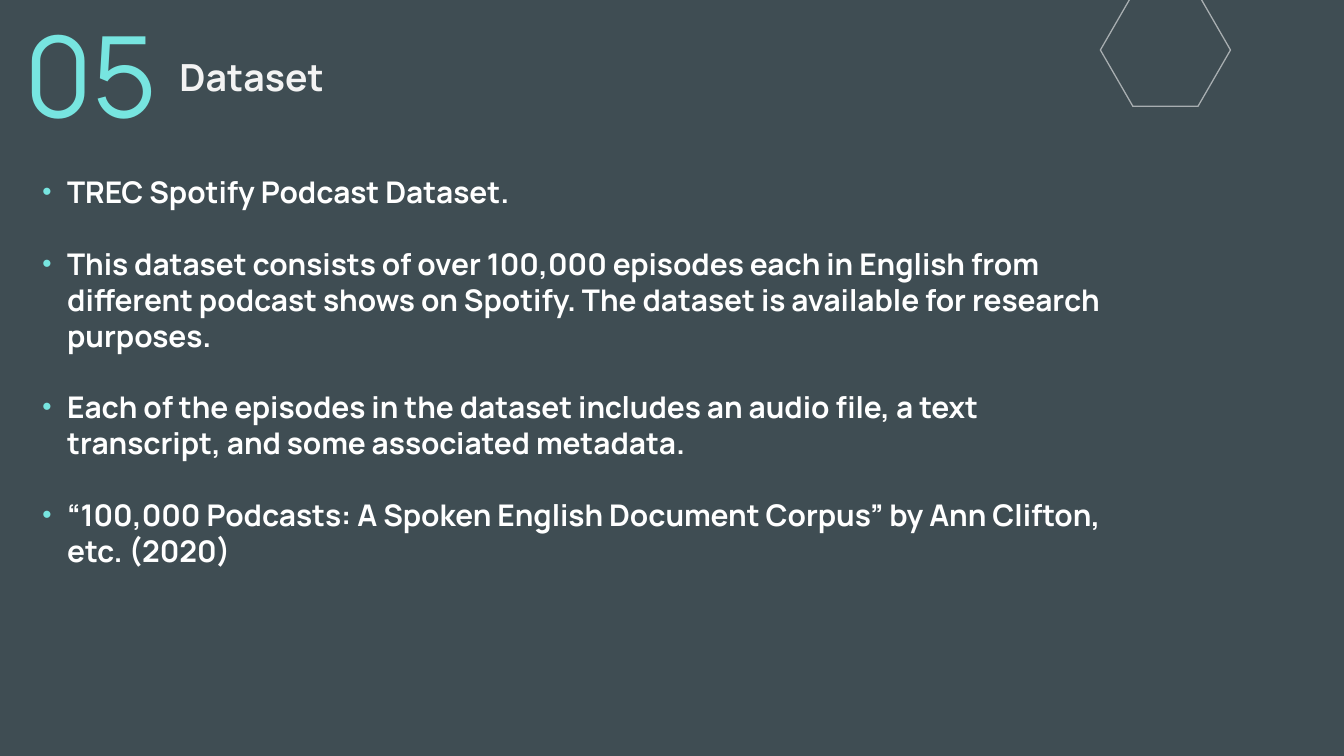
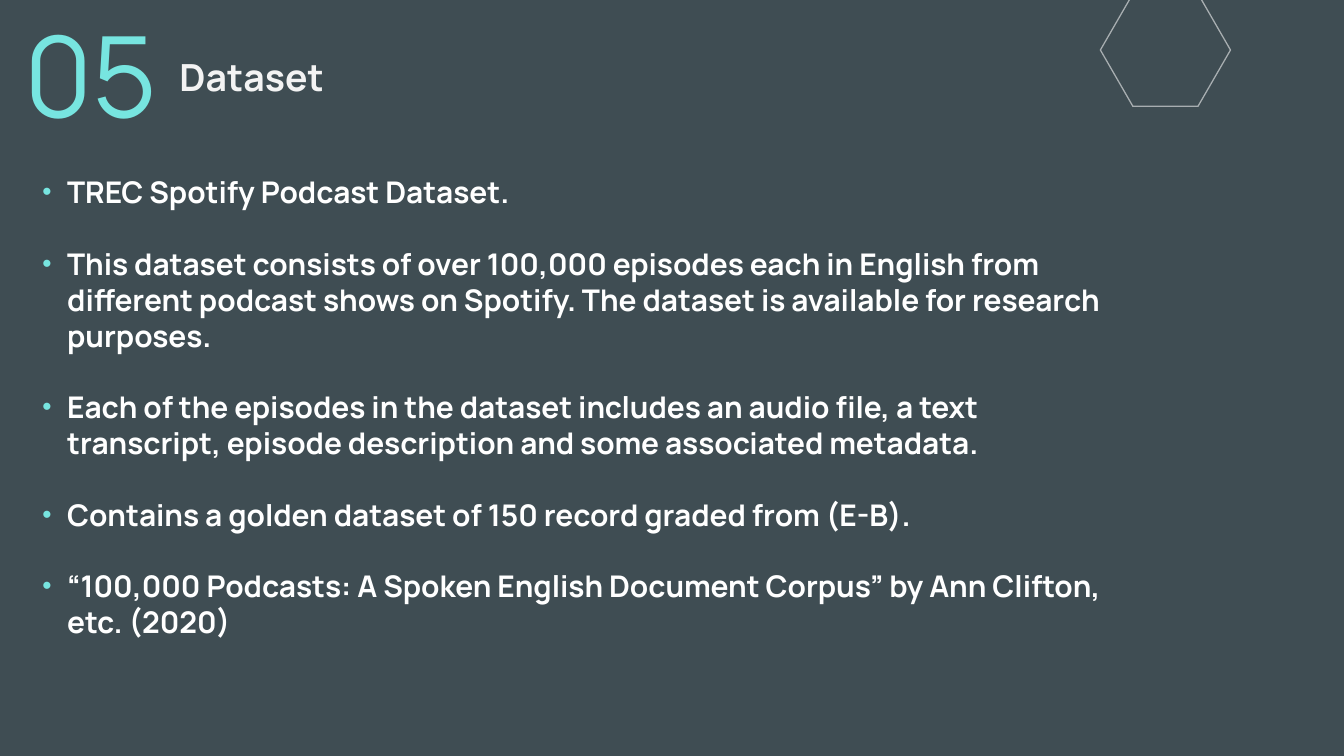
Before and after one commit to Voeii/Podcast-Sum, a slide deck: slide 9 of Prez.pptx (slide 8 before the commit). Drawn at 1344x756 pixels with LibreOffice and Linux fonts; fonts in the diff are those of the drawing. Boxes give left, top, right and bottom in pixels: in the first picture for what was removed or moved away, otherwise in the second. Text is boxed around its words. In the diff, an @@ line names an element or a change of style, - is before the commit and + after.

```diff
--- a/Prez.pptx
+++ b/Prez.pptx
@@ subtitle at bbox=[67, 396, 978, 534]: text changed @@
-• Each of the episodes in the dataset includes an audio file, a text transcript, and some associated metadata.
+• Each of the episodes in the dataset includes an audio file, a text transcript, episode description and some associated metadata.
+• Contains a golden dataset of 150 record graded from (E-B).
```
Also in this commit, not shown: 12 other slides changed, 8 slides added, 1 slide removed.
